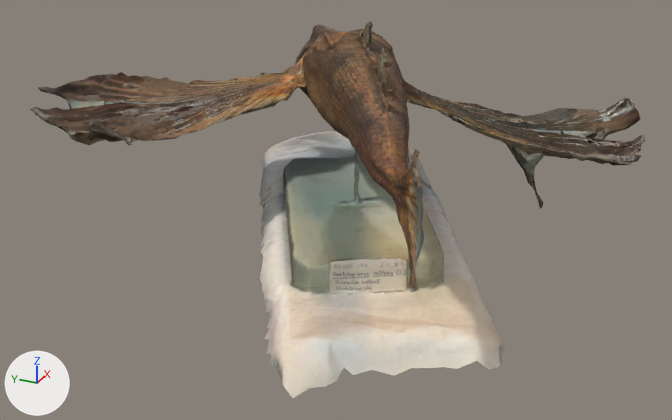
Two versions of the glTF model sessions/98417501-5E79-4190-B2FA-204027349C01/photogrammetry/model.glb, one commit apart.
Both versions are drawn from a 50 mm lens placed at (-1.803, -0.759, 0.981), pointed at (-0.041, 0.034, 0.1). Every picture has the same lights, and +X, +Y and +Z are marked at lower left. The older version comes first. Vertices at exactly the same position are counted once.

The first picture shows 'model_aligned'.
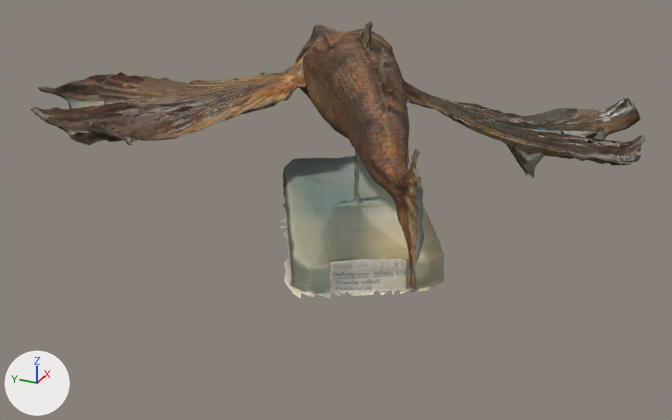
The newer file is also turned or shifted as a whole; pictures and numbers use the older file's frame.

Location of each change, (x1, y1, x2, y2) in pixels of the pictures (672 x 420 px):
'model_aligned', reshaped (26% shorter): before (31, 22, 645, 398); after (31, 22, 645, 299)
part 1 of me_model_aligned_mesh, deleted: before (259, 131, 543, 398)

Diff of the bpy script that builds the scene:
```diff
--- a/sessions/98417501-5E79-4190-B2FA-204027349C01/photogrammetry/model.glb.py
+++ b/sessions/98417501-5E79-4190-B2FA-204027349C01/photogrammetry/model.glb.py
@@ me_model_aligned_mesh @@
 # used by ob_model_aligned
-me_model_aligned_mesh.from_pydata(...)  # 7881 vertices, 15528 faces; spans x -0.599..0.609, y -0.579..0.773, z -0.014..0.51
+me_model_aligned_mesh.from_pydata(...)  # 7019 vertices, 13857 faces; spans x -0.559..0.609, y -0.579..0.773, z 0.038..0.51
+# me_model_aligned_mesh part 1: 862 vertices removed from x -0.599..0.602, y -0.443..0.461, z -0.014..0.095
 me_model_aligned_mesh.materials.append(mat_material_0)
```
